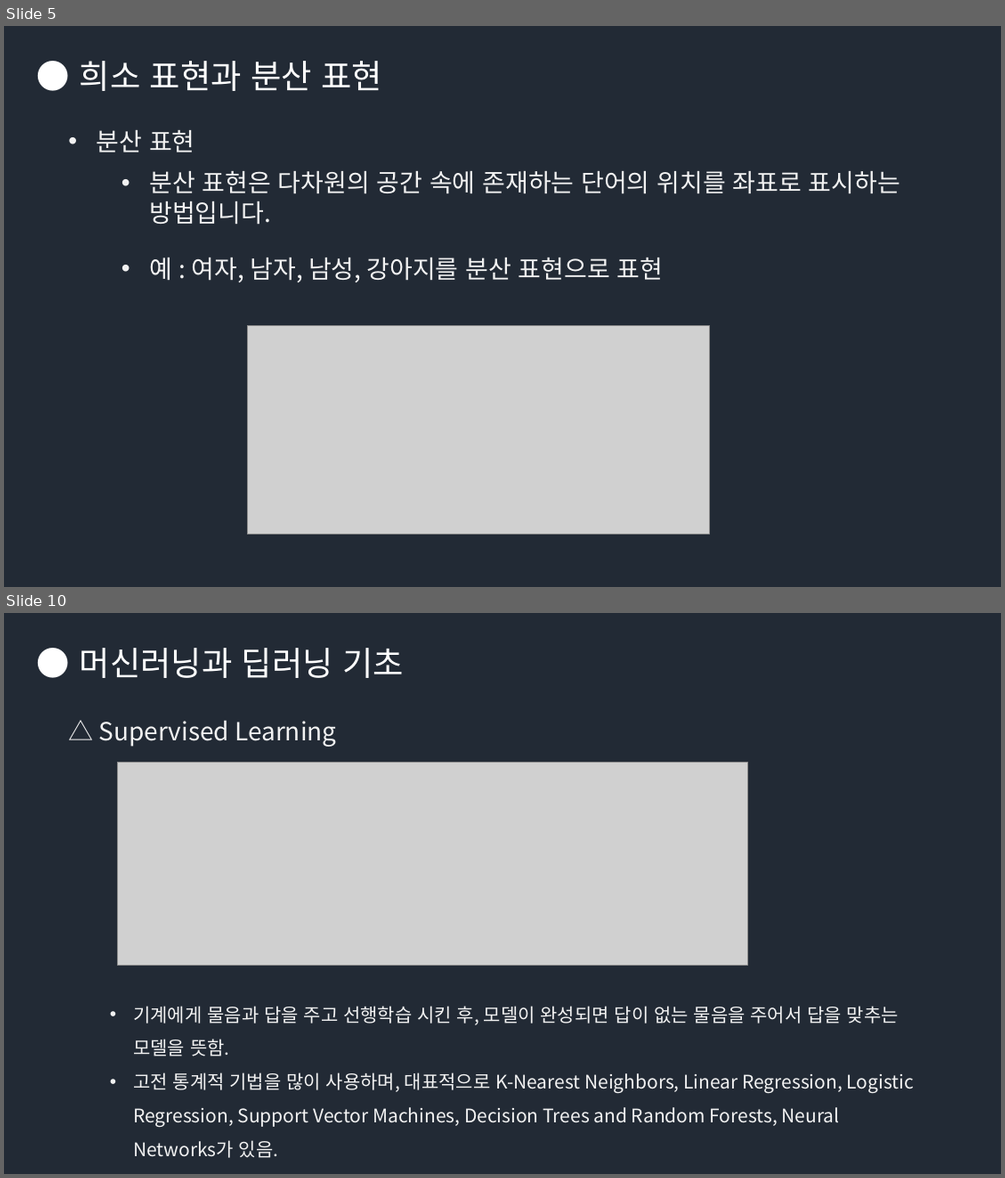
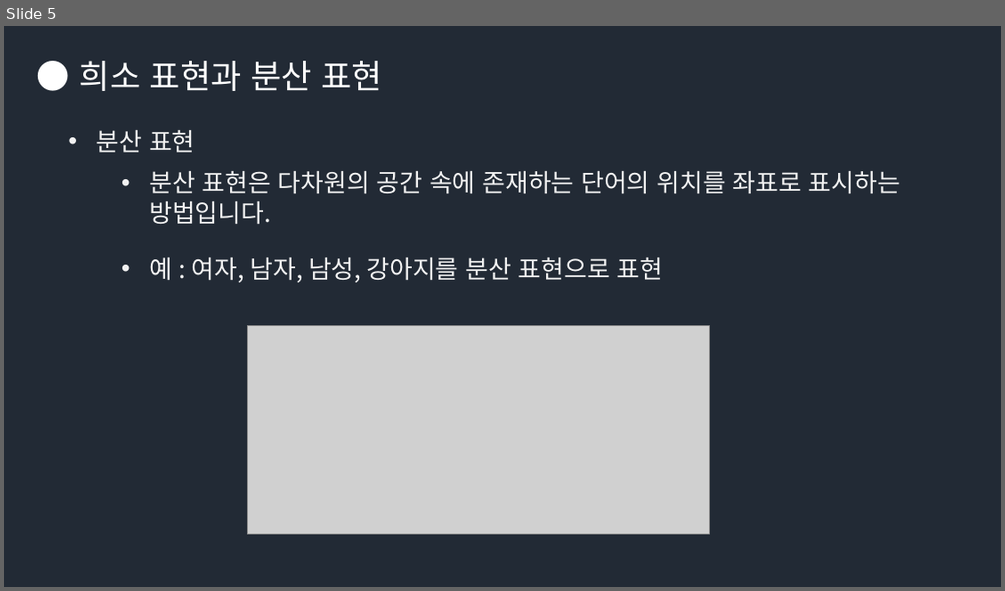
Before and after one commit to Groot-Space/Groot-space.github.io, a slide deck: assets/images/임베딩/임베딩.pptx. Shown one above the other, each under a label of ours: slides 5 and 10 before the commit, slide 5 after it; the slides between them are not shown. The pictures are 1005x1178 and 1005x591 pixels, drawn with LibreOffice and Linux fonts; fonts in the diff are those of the drawing; grey boxes stand for pictures. Boxes give left, top, right and bottom in pixels: in the first picture for what was removed or moved away, otherwise in the second. Text is boxed around its words. In the diff, an @@ line names an element or a change of style, - is before the commit and + after.

```diff
--- a/assets/images/임베딩/임베딩.pptx
+++ b/assets/images/임베딩/임베딩.pptx
@@ slide 10 removed at [4, 613, 1001, 1174], background #222A35 @@
@@ text removed at [80, 648, 404, 678] @@
-● 머신러닝과 딥러닝 기초
@@ text removed at [99, 720, 336, 747] @@
-△ Supervised Learning
@@ picture removed at [118, 762, 748, 965] @@
@@ text removed at [133, 1005, 914, 1158] @@
-• 기계에게 물음과 답을 주고 선행학습 시킨 후, 모델이 완성되면 답이 없는 물음을 주어서 답을 맞추는 모델을 뜻함.
-• 고전 통계적 기법을 많이 사용하며, 대표적으로 K-Nearest Neighbors, Linear Regression, Logistic Regression, Support Vector Machines, Decision Trees and Random Forests, Neural Networks가 있음.
```
Also in this commit, not shown: 9 slides added, 18 other slides removed, 1 other file.
